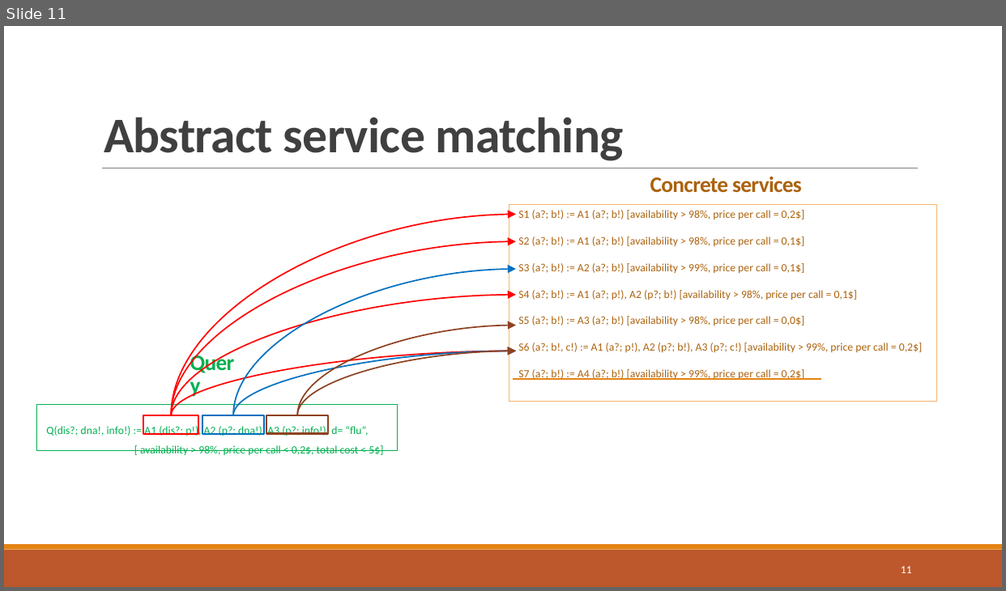
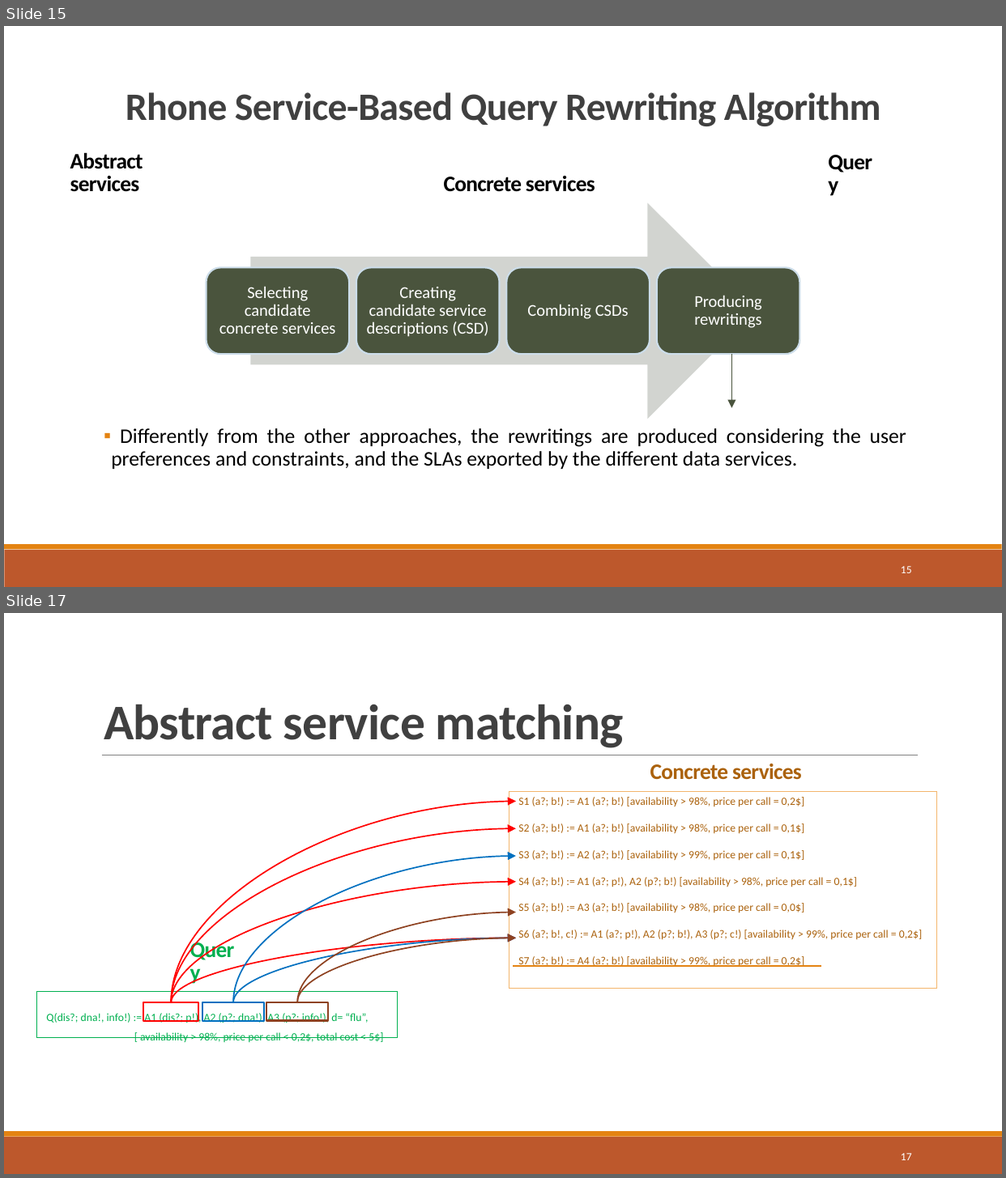
Before and after one commit to danielboni/DanielCarvalho-PhD, a slide deck: Presentations/ADBIS 2016/ADBIS-2016-Presentation.pptx. Shown one above the other, each under a label of ours: slide 11 before the commit, slides 15 and 17 after it; the slides between them are not shown. The pictures are 1006x591 and 1006x1178 pixels, drawn with LibreOffice and Linux fonts; fonts in the diff are those of the drawing. Boxes give left, top, right and bottom in pixels: in the first picture for what was removed or moved away, otherwise in the second. Text is boxed around its words. In the diff, an @@ line names an element or a change of style, - is before the commit and + after.

```diff
--- a/Presentations/ADBIS 2016/ADBIS-2016-Presentation.pptx
+++ b/Presentations/ADBIS 2016/ADBIS-2016-Presentation.pptx
@@ slide 15 added at [4,26,1002,587], background #FFFFFF; not listed: 2 template elements that a slide beside it also shows @@
@@ text added at [126,92,881,126], 28 pt, text #404040, bold @@
+Rhone Service-Based Query Rewriting Algorithm
@@ text added at [461,94,558,126], 16 pt, text #000000, bold @@
+Query
@@ text added at [70,152,143,192], 16 pt, text #000000, bold @@
+Abstract services
@@ text added at [444,176,595,192], 16 pt, text #000000, bold @@
+Concrete services
@@ right arrow added at [250,203,756,419], fill #D3D5D1 @@
@@ freeform shape added at [206,267,349,354], fill #4A543E, outline #CCDDEA 1.25 pt, 12 pt, text #FFFFFF @@
+Selecting candidate concrete services
@@ freeform shape added at [356,267,499,354], fill #4A543E, outline #CCDDEA 1.25 pt, 12 pt, text #FFFFFF @@
+Creating candidate service descriptions (CSD)
@@ freeform shape added at [507,267,650,354], fill #4A543E, outline #CCDDEA 1.25 pt, 12 pt, text #FFFFFF @@
+Combinig CSDs
@@ freeform shape added at [657,267,799,354], fill #4A543E, outline #CCDDEA 1.25 pt, 12 pt, text #FFFFFF @@
+Producing rewritings
@@ arrow added from (731, 354) to (731, 408), #4A543E 1 pt @@
@@ text added at [111,429,906,469], 15 pt, text #000000 @@
+▪ Differently from the other approaches, the rewritings are produced considering the user preferences and constraints, and the SLAs exported by the different data services.
@@ page number added at [901,566,912,574], 7.9 pt, text #FFFFFF @@
+15
@@ what was slide 11 is now slide 17 @@
@@ page number at [901,1153,912,1161]: text changed @@
-11
+17
```
Also in this commit, not shown: 2 slides changed, 5 other slides added.
